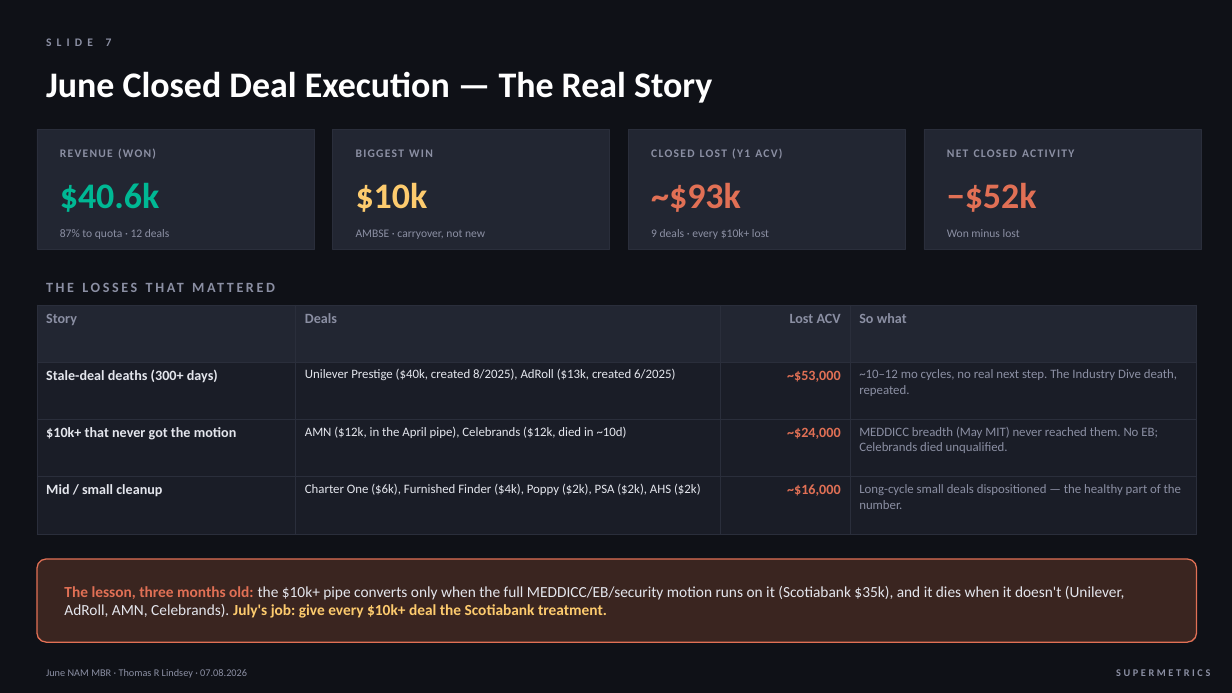
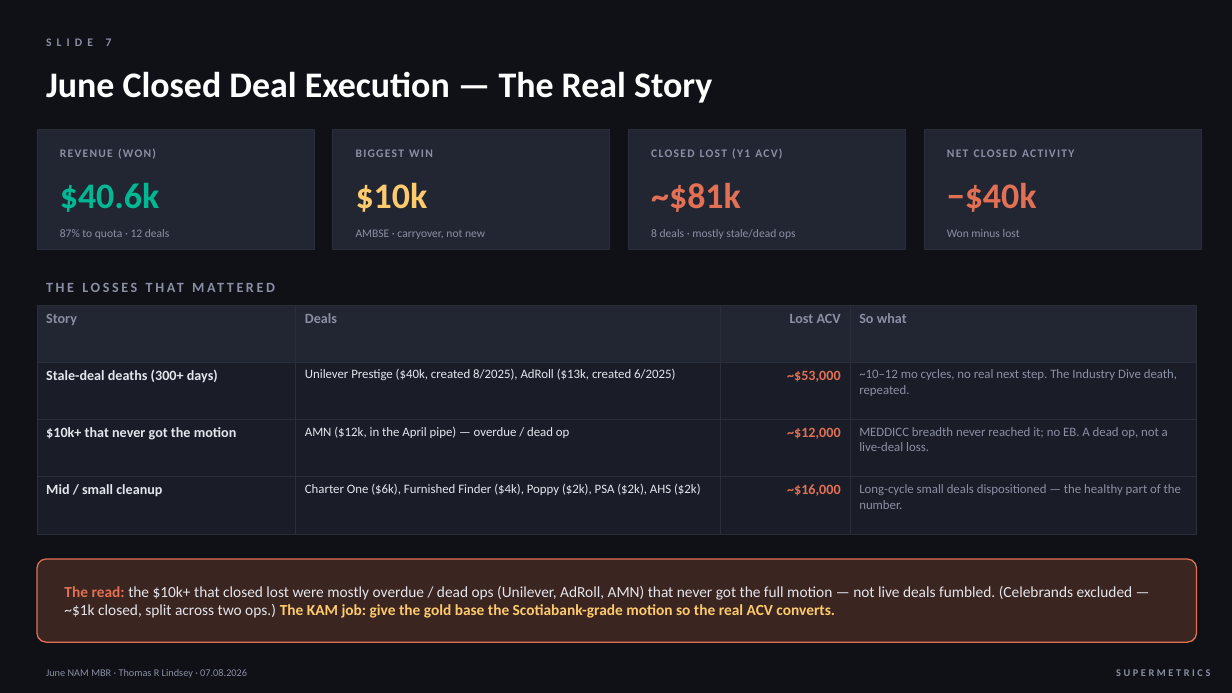
Before and after one commit to thommi2phones/Sales-Coach, a slide deck: slide 7 of June_2026_NAM_MBR.pptx (slide 8 before the commit). Drawn at 1232x693 pixels with LibreOffice and Linux fonts; fonts in the diff are those of the drawing. Boxes give left, top, right and bottom in pixels: in the first picture for what was removed or moved away, otherwise in the second. Text is boxed around its words. In the diff, an @@ line names an element or a change of style, - is before the commit and + after.

```diff
--- a/June_2026_NAM_MBR.pptx
+++ b/June_2026_NAM_MBR.pptx
@@ text at box(651, 182, 741, 212): text changed @@
-~$93k
+~$81k
@@ text at box(947, 182, 1037, 212): text changed @@
-−$52k
+−$40k
@@ text at box(651, 229, 796, 239): text changed @@
-9 deals · every $10k+ lost
+8 deals · mostly stale/dead ops
@@ table at box(37, 305, 1197, 513) @@
-row 3: $10k+ that never got the motion | AMN ($12k, in the April pipe), Celebrands ($12k, died in ~10d) | ~$24,000 | MEDDICC breadth (May MIT) never reached them. No EB; Celebrands died unqualified.
+row 3: $10k+ that never got the motion | AMN ($12k, in the April pipe) — overdue / dead op | ~$12,000 | MEDDICC breadth never reached it; no EB. A dead op, not a live-deal loss.
@@ text at box(64, 586, 1133, 618): text changed @@
-The lesson, three months old: the $10k+ pipe converts only when the full MEDDICC/EB/security motion runs on it (Scotiabank $35k), and it dies when it doesn't (Unilever, AdRoll, AMN, Celebrands). July's job: give every $10k+ deal the Scotiabank treatment.
+The read: the $10k+ that closed lost were mostly overdue / dead ops (Unilever, AdRoll, AMN) that never got the full motion — not live deals fumbled. (Celebrands excluded — ~$1k closed, split across two ops.) The KAM job: give the gold base the Scotiabank-grade motion so the real ACV converts.
```
Also in this commit, not shown: 5 other slides changed, 6 slides added, 8 slides removed, 1 other file.
